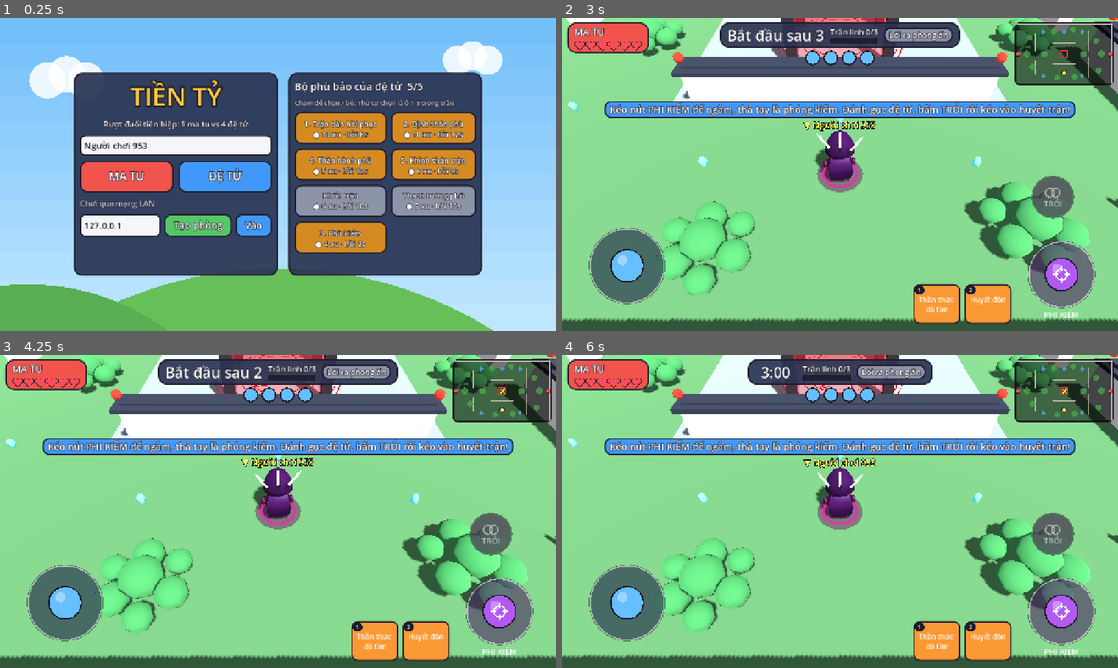
Above: before the commit, frames 1-4 (two rows, left to right).
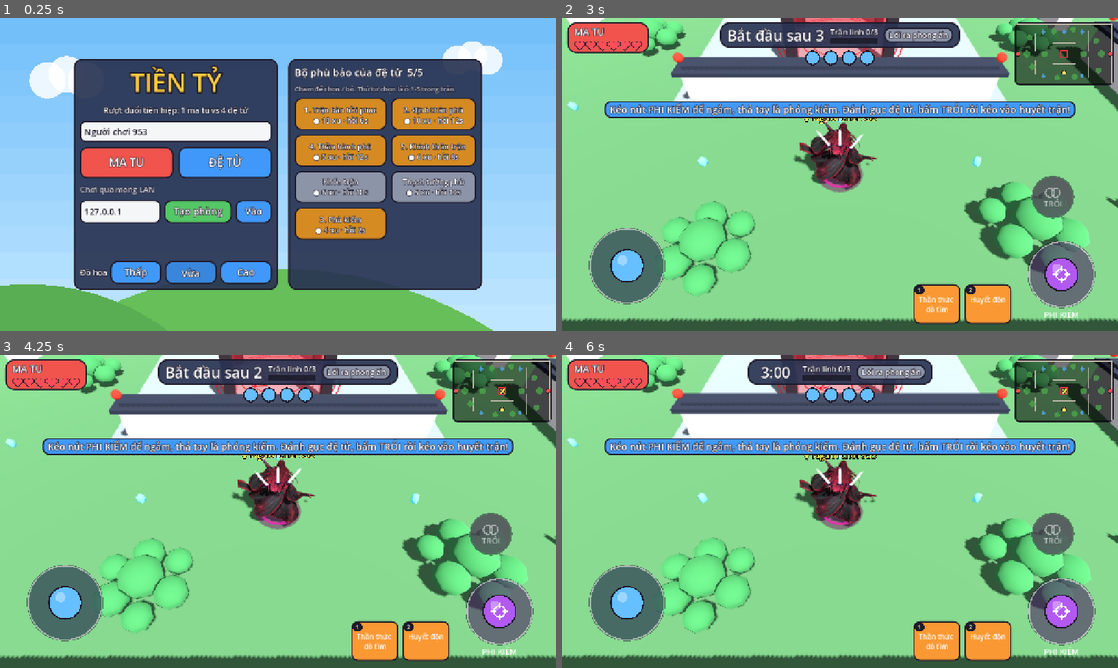
Above: after the commit, the same moments.

Repository: quanace11/gametienty
Game: Godot game, scene res://main.tscn
Same seed, same stepped clock (60 frames per second), same inputs: the game is played once before the commit and once after it.
Inputs (mouse positions are in pixels of both pictures, inside the frame that each line leads up to):
- Up to frame 1 (0.25 s): no input
- Up to frame 2 (3 s): click (695, 271) at 0.5 s, where only the run after the commit has a clickable "Thấp"; click (751, 271) at 1.25 s, where only the run after the commit has a clickable "Vừa"; click (806, 271) at 2 s, where only the run after the commit has a clickable "Cao"; click "MA TU" at 2.75 s
- Up to frame 3 (4.25 s): drag from (500, 389) to (333, 442) at 3.52 s
- Up to frame 4 (6 s): drag from (728, 527) to (812, 574) at 4.27 s; move the mouse to (895, 442) at 5.02 s; hold D (move_right) 5.03-5.75 s; tap Tab (spectate_next) at 5.1 s; drag from (812, 574) to (673, 464) at 5.77 s

The runs differ from the first frame. In frame 1, 30% of the frame differs, in the area x 13-87%, y 13-87%; in frame 2, 2.8%; in frame 3, 2.8%; in frame 4, 3.0%.

Commit message:
Mô hình ma tu / đệ tử mới, chỉnh đồ họa Thấp / Vừa / Cao
Co-Authored-By: Claude Opus 5.5 (1M context) <noreply@anthropic.com>
Claude-Session: https://claude.ai/code/session_01PZHPhokRVwCGpRS8Jn3sKo

Diff:
--- a/Objects/maps/test_map.gd
+++ b/Objects/maps/test_map.gd
@@ -213,7 +213,7 @@
 func _add_lighting() -> void:
 	var sun := DirectionalLight3D.new()
 	sun.rotation_degrees = Vector3(-55, 30, 0)
-	sun.shadow_enabled = true
+	sun.shadow_enabled = int(ProjectSettings.get_setting("game/graphics_quality", 0)) > 0 # đồ họa Thấp: không bóng
 	sun.light_energy = 0.6
 	add_child(sun)
 	var env := Environment.new()
--- a/Player/player_character.gd
+++ b/Player/player_character.gd
@@ -11,10 +11,11 @@
 ## Nút thẻ đạo cụ (skill_1..4) do Core + Items xử lý, file này chỉ lo bị hất
 ## tung (server_launch) khi giẫm đệm lò xo.
 ## Mọi quyết định đúng/sai nằm ở GameState; file này chỉ chọn điểm ngắm và vị trí.
-## Hình: nhân vật chibi KayKit Adventurers (CC0, Player/models/), ma tu (thợ săn)
-## là Rogue trùm đầu áo tím đen, ma khí tím đỏ dưới chân, tay không (phi kiếm
-## hóa ra khi bắn); đệ tử (người trốn) là Mage áo trắng xanh, búi tóc trâm ngọc.
-## Animation chọn trên mọi máy theo trạng thái + tốc độ, không gửi qua mạng.
+## Hình: mô hình ma tu (áo đen đỏ, tóc đỏ, cầm kiếm) và đệ tử (áo trắng, búi
+## tóc) của dự án, 3 mức chi tiết theo cài đặt đồ họa. Mô hình không có khung
+## xương nên cử động bằng cách nghiêng / nhún / nằm cả người (_apply_pose); ma tu
+## có ma khí tím đỏ dưới chân và 3 phi kiếm sau lưng, một nửa đệ tử có cánh lửa.
+## Tư thế chọn trên mọi máy theo trạng thái + tốc độ, không gửi qua mạng.
 ## Hình (model, tên, vòng đỏ) nằm trong một node riêng, mỗi frame vẽ được nội
 ## suy giữa hai lần tính vật lý (60 lần/giây) nên màn hình 90/120 Hz hay FPS
 ## lệch nhịp vẫn mượt, không giật / xé hình khi chạy. Camera bám theo hình này.
@@ -36,33 +37,33 @@
 const AIM_MIN := 0.2 # độ dài hướng ngắm tối thiểu để bắn theo tay, ngắn hơn thì tự nhắm
 const BEAM_HEIGHT := 1.1 # ngang nòng súng (GameState.SHOT_HEIGHT), để raycast luồng ngắm
 
-const HUNTER_MODEL := "res://Player/models/rogue_hooded.glb"
-const ESCAPEE_MODEL := "res://Player/models/mage.glb" # chỉ có lưới, không có animation
-const ANIM_MODEL := "res://Player/models/knight.glb" # đệ tử mượn khung xương + animation của Knight
-const ESCAPEE_HIDDEN := ["Mage_Hat"] # bỏ mũ phù thủy, thay bằng búi tóc
+# Mô hình ma tu / đệ tử của dự án, 3 mức chi tiết theo cài đặt đồ họa
+# (ProjectSettings "game/graphics_quality": 0 Thấp, 1 Vừa, 2 Cao; UI ghi lúc mở game).
+# Tam giác: Thấp ~4,5k, Vừa ~10k, Cao ~31k. Gốc ở chân, cao 1 đơn vị, nhìn về +Z.
+const MODELS := {
+	true: ["res://Player/models/ma_tu_thap.glb", "res://Player/models/ma_tu_vua.glb", "res://Player/models/ma_tu_cao.glb"],
+	false: ["res://Player/models/de_tu_thap.glb", "res://Player/models/de_tu_vua.glb", "res://Player/models/de_tu_cao.glb"],
+}
+const QUALITY_SETTING := "game/graphics_quality"
+const HUNTER_TALL := 2.05 # mét (mô hình ma tu xòe tay, cầm kiếm)
+const ESCAPEE_TALL := 1.9
 const HALO_SWORDS := 3 # phi kiếm lơ lửng sau lưng ma tu
-const HUNTER_TEXTURE := "res://Player/models/ma_tu_texture.png" # bảng màu Rogue tô tím đen
-const ESCAPEE_TEXTURE := "res://Player/models/de_tu_texture.png" # bảng màu Mage tô trắng ngọc
-const MODEL_SCALE := 0.72 # model KayKit cao ~2.4 m, thu về ~1.75 m
-const LOOP_ANIMS := ["Idle", "Running_A", "Lie_Idle", "Sit_Floor_Idle", "Jump_Idle"]
 const RUN_SPEED_MIN := 0.6 # m/s, chậm hơn thì đứng yên
-const BLEND := 0.15
-# Cạy rương: lặp đoạn ngồi xổm của anim PickUp tới lui, tay mò mẫm ở ổ khóa.
-const LOCK_ANIM := "PickUp"
-const LOCK_FROM := 0.4 # giây trong anim: đã ngồi xuống
-const LOCK_TO := 0.85 # giây: tay với ra
-const LOCK_SPEED := 0.7
+const POSE_SPEED := 10.0 # mô hình không có xương: tư thế đổi mượt theo tốc độ này
 const CHEST_CHECK := 0.1 # giây giữa hai lần xem có đứng ở rương không
 
 var _target_pos := Vector3.ZERO
 var _target_yaw := 0.0
-var _anim: AnimationPlayer
+var _pose_node: Node3D # khung giữa _visual và _model: nghiêng, nhún, nằm
 var _model: Node3D
 var _safes: Array[Node] = [] # rương trên bản đồ (lấy một lần)
 var _chest: Node3D # rương đang cạy (đứng yên trong vùng rương chưa mở xong), null = không
 var _chest_check_left := 0.0
-var _anim_name := ""
-var _oneshot_left := 0.0 # đang phát anim một lần (bắn, bị trúng, ném)
+var _anim_name := "" # tư thế đang theo: Idle, Running_A, Lie_Idle, Sit_Floor_Idle, Jump_Idle, PickUp
+var _anim_speed := 1.0
+var _oneshot_left := 0.0 # đang phát tư thế một lần (bắn, bị trúng, ném)
+var _oneshot_total := 0.0
+var _pose_time := 0.0
 var _last_pos := Vector3.ZERO
 var _speed := 0.0 # m/s trên mặt sàn, đo từ vị trí (client không có velocity thật)
 var _visual: Node3D # hình, top_level, nội suy theo khung hình (không có trên server riêng)
@@ -87,8 +88,6 @@
 static var _beam_box: BoxMesh
 static var _hunter_ring: TorusMesh
 static var _hunter_mist: CylinderMesh
-static var _robes := {} # đường dẫn bảng màu -> material dùng chung
-static var _bun_mesh: ArrayMesh
 static var _halo_sword_mesh: ArrayMesh
 static var _feather_mesh: ArrayMesh
 
@@ -159,29 +158,25 @@
 	var label := Label3D.new()
 	label.text = ("▼ " if is_local else "") + display_name
 	label.billboard = BaseMaterial3D.BILLBOARD_ENABLED
-	label.position.y = HEIGHT + 0.4
+	label.position.y = HUNTER_TALL + 0.3
 	label.font_size = 48
 	label.modulate = Color(1, 0.9, 0.3) if is_local else Color.WHITE
 	_visual.add_child(label)
 
 
 func _build_model() -> void:
-	var path := HUNTER_MODEL if is_hunter() else ANIM_MODEL
-	var model: Node3D = (load(path) as PackedScene).instantiate()
+	var quality := clampi(int(ProjectSettings.get_setting(QUALITY_SETTING, 0)), 0, 2)
+	var model: Node3D = (load(MODELS[is_hunter()][quality]) as PackedScene).instantiate()
 	_model = model
-	model.scale = Vector3.ONE * MODEL_SCALE * (1.1 if is_hunter() else 1.0)
+	model.scale = Vector3.ONE * (HUNTER_TALL if is_hunter() else ESCAPEE_TALL)
 	model.rotation.y = PI # model nhìn về +Z, nhân vật nhìn về -Z
-	_visual.add_child(model)
-	for node in model.find_children("*", "MeshInstance3D", true, false):
-		var mi := node as MeshInstance3D
-		if mi.get_parent().name.begins_with("handslot") or not is_hunter():
-			mi.visible = false # bỏ vũ khí cầm tay; đệ tử thì bỏ cả người Knight, chỉ mượn khung xương + animation
-		else:
-			mi.material_override = _robe(mi, HUNTER_TEXTURE)
-	if not is_hunter():
-		_wear_disciple_robe(model)
+	_pose_node = Node3D.new()
+	_visual.add_child(_pose_node)
+	_pose_node.add_child(model)
 	if is_hunter():
 		_add_sword_halo()
+	elif absi(peer_id) % 2 == 0:
+		_add_flame_wings()
 	if is_hunter(): # ma khí tím đỏ dưới chân để nhận ra ma tu từ xa
 		if _hunter_ring == null:
 			_hunter_ring = TorusMesh.new()
@@ -208,48 +203,7 @@
 		mist.position.y = 0.03
 		mist.cast_shadow = GeometryInstance3D.SHADOW_CASTING_SETTING_OFF
 		_visual.add_child(mist)
-	var players := model.find_children("*", "AnimationPlayer", true, false)
-	if players.is_empty():
-		return
-	_anim = players[0] as AnimationPlayer
-	for anim_name: String in LOOP_ANIMS:
-		if _anim.has_animation(anim_name):
-			_anim.get_animation(anim_name).loop_mode = Animation.LOOP_LINEAR
 	_play("Idle")
-
-
-## Đệ tử: lấy các mảnh thân Mage (tóc bạc, búi tóc trâm ngọc; cùng khung xương
-## Rig KayKit, cùng tư thế gốc) gắn vào khung xương của model mượn animation;
-## skin bám theo tên xương. Đệ tử có peer_id chẵn mọc thêm cánh lửa sau lưng
-## (chọn theo peer_id nên mọi máy thấy giống nhau).
-func _wear_disciple_robe(model: Node3D) -> void:
-	var skeletons := model.find_children("*", "Skeleton3D", true, false)
-	if skeletons.is_empty():
-		return
-	var skeleton := skeletons[0] as Skeleton3D
-	var robe: Node3D = (load(ESCAPEE_MODEL) as PackedScene).instantiate()
-	for node in robe.find_children("*", "MeshInstance3D", true, false):
-		var mi := node as MeshInstance3D
-		if mi.skin == null or mi.name in ESCAPEE_HIDDEN:
-			continue
-		mi.get_parent().remove_child(mi)
-		mi.owner = null
-		skeleton.add_child(mi)
-		mi.skeleton = NodePath("..")
-		mi.transform = Transform3D.IDENTITY
-		mi.material_override = _robe(mi, ESCAPEE_TEXTURE)
-	robe.free()
-	if absi(peer_id) % 2 == 0:
-		_add_flame_wings()
-	var head := skeleton.find_bone("head")
-	if head >= 0: # búi tóc + trâm ngọc thay mũ phù thủy
-		var attach := BoneAttachment3D.new()
-		attach.bone_name = "head"
-		skeleton.add_child(attach)
-		var bun := MeshInstance3D.new()
-		bun.mesh = _hair_bun_mesh()
-		bun.position = Vector3(0, 0.95, -0.15)
-		attach.add_child(bun)
 
 
 ## Cánh lửa: mỗi bên 4 lông vũ lửa xòe ra sau lưng, vỗ nhẹ. Gắn vào hình nhân vật
@@ -257,8 +211,8 @@
 func _add_flame_wings() -> void:
 	for side: float in [-1.0, 1.0]:
 		var wing := Node3D.new()
-		wing.position = Vector3(0.12 * side, 0.95, 0.3)
-		_visual.add_child(wing)
+		wing.position = Vector3(0.12 * side, 1.05, 0.22)
+		_pose_node.add_child(wing)
 		for k in 4:
 			var f := MeshInstance3D.new()
 			f.mesh = _feather()
@@ -272,8 +226,8 @@
 ## Ma tu: 3 thanh phi kiếm lơ lửng xòe hình quạt sau lưng, mũi chĩa lên.
 func _add_sword_halo() -> void:
 	_halo = Node3D.new()
-	_halo.position = Vector3(0, 1.25, 0.42) # sau lưng (nhân vật nhìn về -Z)
-	_visual.add_child(_halo)
+	_halo.position = Vector3(0, 1.35, 0.42) # sau lưng (nhân vật nhìn về -Z)
+	_pose_node.add_child(_halo)
 	for k in HALO_SWORDS:
 		var mi := MeshInstance3D.new()
 		mi.mesh = _halo_sword()
@@ -348,40 +302,6 @@
 	return _feather_mesh
 
 
-## Đổi bảng màu của model (cùng UV) sang bản đã tô lại; một material cho mỗi bảng màu.
-static func _robe(mi: MeshInstance3D, texture_path: String) -> Material:
-	if not _robes.has(texture_path):
-		var m := (mi.get_active_material(0) as StandardMaterial3D).duplicate() as StandardMaterial3D
-		m.albedo_texture = load(texture_path)
-		_robes[texture_path] = m
-	return _robes[texture_path]
-
-
-static func _hair_bun_mesh() -> Mesh:
-	if _bun_mesh == null:
-		var hair := StandardMaterial3D.new()
-		hair.albedo_color = Color(0.86, 0.88, 0.93) # tóc bạc
-		var jade := StandardMaterial3D.new()
-		jade.albedo_color = Color(0.4, 0.9, 0.7)
-		var st := SurfaceTool.new()
-		var bun := SphereMesh.new()
-		bun.radius = 0.16
-		bun.height = 0.3
-		bun.radial_segments = 10
-		bun.rings = 5
-		var pin := BoxMesh.new()
-		pin.size = Vector3(0.5, 0.04, 0.04)
-		_bun_mesh = ArrayMesh.new()
-		st.append_from(bun, 0, Transform3D.IDENTITY)
-		st.commit(_bun_mesh)
-		_bun_mesh.surface_set_material(0, hair)
-		st = SurfaceTool.new()
-		st.append_from(pin, 0, Transform3D(Basis(), Vector3(0, 0.02, 0)))
-		st.commit(_bun_mesh)
-		_bun_mesh.surface_set_material(1, jade)
-	return _bun_mesh
-
-
 static func _glow_mat(color: Color) -> StandardMaterial3D:
 	var m := StandardMaterial3D.new()
 	m.albedo_color = color
@@ -391,19 +311,18 @@
 
 
 func _play(anim_name: String, speed := 1.0) -> void:
-	if _anim == null or not _anim.has_animation(anim_name):
-		return
-	_anim.speed_scale = speed
+	_anim_speed = speed
 	if anim_name != _anim_name:
 		_anim_name = anim_name
-		_anim.play(anim_name, BLEND)
-
-
-## Phát anim một lần (bắn, bị trúng, ném) rồi quay lại anim theo trạng thái.
+		_pose_time = 0.0
+
+
+## Phát tư thế một lần (bắn, bị trúng, ném) rồi quay lại tư thế theo trạng thái.
 func _play_once(anim_name: String, seconds: float) -> void:
-	if _anim == null or not _anim.has_animation(anim_name):
+	if _pose_node == null:
 		return
 	_oneshot_left = seconds
+	_oneshot_total = seconds
 	_anim_name = ""
 	_play(anim_name)
 
@@ -416,15 +335,19 @@
 	_last_pos = pos
 	if delta > 0.0:
 		_speed = lerpf(_speed, flat.length() / delta, minf(1.0, delta * 10.0))
+	_pose_time += delta
 	if _oneshot_left > 0.0:
 		_oneshot_left -= delta
+		_apply_pose(delta)
 		return
 	match state:
 		GameTypes.PlayerState.DOWNED, GameTypes.PlayerState.CARRIED:
 			_play("Lie_Idle")
+			_apply_pose(delta)
 			return
 		GameTypes.PlayerState.IMPRISONED:
 			_play("Sit_Floor_Idle")
+			_apply_pose(delta)
 			return
 	_chest_check_left -= delta
 	if _chest_check_left <= 0.0:
@@ -434,11 +357,61 @@
 	if _flying or pos.y > 0.4:
 		_play("Jump_Idle")
 	elif _chest != null:
-		_play_lockpick()
+		_play("PickUp")
 	elif _speed > RUN_SPEED_MIN:
 		_play("Running_A", clampf(_speed / ESCAPEE_SPEED, 0.6, 1.6))
 	else:
 		_play("Idle")
+	_apply_pose(delta)
+
+
+## Mô hình không có khung xương nên cử động bằng cách nghiêng / nhún / xoay cả
+## người trong _pose_node: chạy thì chúi về trước, nhún và lắc; gục thì nằm ngửa;
+## bị nhốt thì ngồi thụp; cạy rương thì cúi người mò; bị trúng thì giật ngửa ra;
+## phóng kiếm / ném thì lao người tới. Chỉ đổi transform một node mỗi frame.
+func _apply_pose(delta: float) -> void:
+	var t := _pose_time
+	var pitch := 0.0 # dương: ngửa ra sau, âm: chúi về trước
+	var roll := 0.0
+	var lift := 0.0
+	var squash := 1.0
+	var forward := 0.0
+	match _anim_name:
+		"Idle":
+			squash = 1.0 + 0.012 * sin(t * 2.2) # thở
+		"Running_A":
+			var step := t * 9.0 * _anim_speed
+			pitch = -0.16
+			roll = 0.07 * sin(step)
+			lift = 0.07 * absf(sin(step))
+		"Lie_Idle":
+			pitch = PI / 2.0
+			lift = 0.18
+		"Sit_Floor_Idle":
+			pitch = 0.12
+			squash = 0.62 + 0.01 * sin(t * 2.0)
+		"Jump_Idle":
+			pitch = -0.3
+			roll = 0.15 * sin(t * 6.0)
+		"PickUp":
+			pitch = -0.4 + 0.06 * sin(t * 7.0)
+			squash = 0.82
+		"Hit_A":
+			pitch = 0.4 * _oneshot_fade()
+		"1H_Ranged_Shoot", "Throw":
+			var k := _oneshot_fade()
+			pitch = -0.3 * k
+			forward = 0.2 * k
+	var w := minf(1.0, delta * POSE_SPEED * (2.0 if _oneshot_left > 0.0 else 1.0))
+	var target := Vector3(pitch, 0.0, roll)
+	_pose_node.rotation = _pose_node.rotation.lerp(target, w)
+	_pose_node.position = _pose_node.position.lerp(Vector3(0, lift, -forward), w)
+	_pose_node.scale = _pose_node.scale.lerp(Vector3(1.0 + (1.0 - squash) * 0.3, squash, 1.0 + (1.0 - squash) * 0.3), w)
+
+
+## Tư thế một lần: mạnh nhất lúc đầu rồi nhạt dần về 0.
+func _oneshot_fade() -> float:
+	return clampf(_oneshot_left / maxf(_oneshot_total, 0.01), 0.0, 1.0)
 
 
 ## Người trốn đang đứng yên trong vùng một rương chưa mở xong (đúng lúc luật
@@ -453,18 +426,6 @@
 		if safe and GameState.rules.safe_progress.get(safe.interactable_id, 1.0) < 1.0 and safe.overlaps_body(self):
 			return safe
 	return null
-
-
-## Ngồi xổm, tay mò tới lui ở ổ khóa (đoạn giữa anim PickUp chạy xuôi rồi ngược).
-func _play_lockpick() -> void:
-	if _anim_name != LOCK_ANIM:
-		_play(LOCK_ANIM, LOCK_SPEED)
-		return
-	var t := _anim.current_animation_position
-	if t >= LOCK_TO and _anim.speed_scale > 0.0:
-		_anim.speed_scale = -LOCK_SPEED
-	elif t <= LOCK_FROM and _anim.speed_scale < 0.0:
-		_anim.speed_scale = LOCK_SPEED
 
 
 ## Đang cạy thì xoay hình quay mặt vào rương (chỉ hình, không đổi hướng thật).
@@ -575,7 +536,7 @@
 ## hết tầm, dừng ở tường. Một raycast mỗi frame, chỉ lúc đang ngắm.
 func _process(delta: float) -> void:
 	_visual.global_transform = _xf_prev.interpolate_with(_xf_curr, Engine.get_physics_interpolation_fraction())
-	if _anim:
+	if _pose_node:
 		_update_anim(delta)
 	if _halo or not _wings.is_empty():
 		_animate_aura()
--- /dev/null
+++ b/UI/graphics_settings.gd
@@ -0,0 +1,53 @@
+extends RefCounted
+## Cài đặt đồ họa Thấp / Vừa / Cao, lưu ở user://cai_dat.cfg. Menu chính gọi
+## apply() lúc mở game và mỗi lần đổi: ghi mức vào ProjectSettings
+## "game/graphics_quality" (0, 1, 2) để module khác đọc khi dựng hình (mô hình
+## nhân vật, bóng đổ của bản đồ), rồi chỉnh viewport.
+## Thấp: mô hình ~4,5k tam giác, texture 512, không bóng, vẽ 3D ở 75% độ phân
+## giải, LOD gắt. Vừa: ~10k tam giác, texture 1024, có bóng, 100%. Cao: mô hình
+## gốc ~31k tam giác, texture 2048 + normal map, có bóng, khử răng cưa MSAA 2x.
+## Mặc định: điện thoại Thấp, máy tính Vừa. Dòng lệnh --quality=0|1|2 ghi đè.
+
+const SETTING := "game/graphics_quality"
+const FILE := "user://cai_dat.cfg"
+const NAMES := ["Thấp", "Vừa", "Cao"]
+const RENDER_SCALE := [0.75, 1.0, 1.0]
+const LOD_THRESHOLD := [4.0, 1.0, 1.0] # pixel lỗi cho phép khi Godot tự hạ LOD mesh
+const MSAA := [Viewport.MSAA_DISABLED, Viewport.MSAA_DISABLED, Viewport.MSAA_2X]
+
+
+static func current() -> int:
+	return clampi(int(ProjectSettings.get_setting(SETTING, default_level())), 0, 2)
+
+
+static func default_level() -> int:
+	return 0 if OS.has_feature("mobile") else 1
+
+
+## Đọc mức đã lưu (hoặc --quality=), ghi vào ProjectSettings và chỉnh viewport.
+static func load_and_apply(viewport: Viewport) -> void:
+	var level := default_level()
+	var cfg := ConfigFile.new()
+	if cfg.load(FILE) == OK:
+		level = int(cfg.get_value("do_hoa", "muc", level))
+	for a in OS.get_cmdline_user_args():
+		if a.begins_with("--quality="):
+			level = a.get_slice("=", 1).to_int()
+	apply(viewport, level)
+
+
+## Đổi mức (từ menu): lưu lại rồi áp dụng. Mô hình nhân vật đổi từ trận sau.
+static func save_and_apply(viewport: Viewport, level: int) -> void:
+	var cfg := ConfigFile.new()
+	cfg.load(FILE)
+	cfg.set_value("do_hoa", "muc", clampi(level, 0, 2))
+	cfg.save(FILE)
+	apply(viewport, level)
+
+
+static func apply(viewport: Viewport, level: int) -> void:
+	level = clampi(level, 0, 2)
+	ProjectSettings.set_setting(SETTING, level)
+	viewport.scaling_3d_scale = RENDER_SCALE[level]
+	viewport.mesh_lod_threshold = LOD_THRESHOLD[level]
+	viewport.msaa_3d = MSAA[level]
--- a/UI/main_menu.gd
+++ b/UI/main_menu.gd
@@ -6,6 +6,7 @@
 
 const DECK_SIZE := 5 # khớp MatchConfig.deck_size
 const UiTheme = preload("res://UI/ui_theme.gd")
+const GraphicsSettings = preload("res://UI/graphics_settings.gd")
 
 var match_time := 180.0
 var _deck_checks := {} # ItemType -> Button (ô thẻ bật/tắt)
@@ -24,6 +25,7 @@
 
 
 func _ready() -> void:
+	GraphicsSettings.load_and_apply(get_viewport()) # trước khi dựng nhân vật / bản đồ
 	var root := Control.new()
 	root.set_anchors_and_offsets_preset(Control.PRESET_FULL_RECT)
 	root.theme = UiTheme.get_theme()
@@ -113,6 +115,7 @@
 	_status.modulate = Color(1, 1, 1, 0.75)
 	_status.add_theme_font_size_override("font_size", 16)
 	box.add_child(_status)
+	_build_quality_row(box)
 
 	# Cột phải: bộ bài người trốn.
 	var right := PanelContainer.new()
@@ -201,6 +204,29 @@
 		UiTheme.color_button(tile, Color(0.95, 0.62, 0.15) if slot >= 0 else UiTheme.MUTED)
 
 
+## Hàng chọn đồ họa: 3 nút Thấp / Vừa / Cao, nút đang chọn sáng màu.
+func _build_quality_row(box: VBoxContainer) -> void:
+	var row := HBoxContainer.new()
+	row.add_theme_constant_override("separation", 8)
+	box.add_child(row)
+	var title := Label.new()
+	title.text = "Đồ họa"
+	title.add_theme_font_size_override("font_size", 18)
+	row.add_child(title)
+	var group := ButtonGroup.new()
+	for level in GraphicsSettings.NAMES.size():
+		var b := Button.new()
+		b.text = GraphicsSettings.NAMES[level]
+		b.toggle_mode = true
+		b.button_group = group
+		b.button_pressed = level == GraphicsSettings.current()
+		b.size_flags_horizontal = Control.SIZE_EXPAND_FILL
+		b.toggled.connect(func(on: bool) -> void:
+			if on:
+				GraphicsSettings.save_and_apply(get_viewport(), level))
+		row.add_child(b)
+
+
 func _offline(role: GameTypes.Role) -> void:
 	Net.my_name = _player_name()
 	Net.start_offline(match_time, role)
Not shown, removed: Player/models/LICENSE_KayKit.txt
Binary file added: Player/models/de_tu_cao.glb
Binary file removed: Player/models/de_tu_texture.png
Binary file added: Player/models/de_tu_thap.glb
Binary file added: Player/models/de_tu_vua.glb
Binary file removed: Player/models/knight.glb
Binary file removed: Player/models/knight_knight_texture.png
Binary file added: Player/models/ma_tu_cao.glb
Binary file removed: Player/models/ma_tu_texture.png
Binary file added: Player/models/ma_tu_thap.glb
Binary file added: Player/models/ma_tu_vua.glb
Binary file removed: Player/models/mage.glb
(and 6 more such lines)
